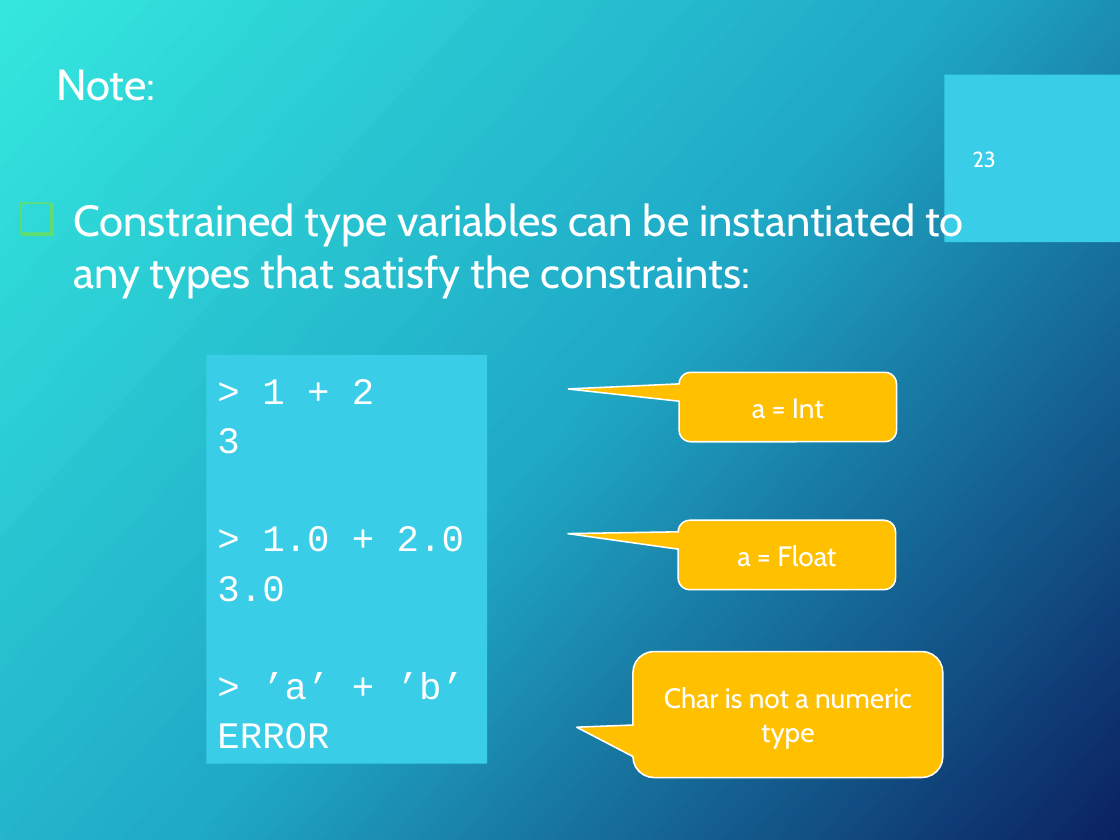
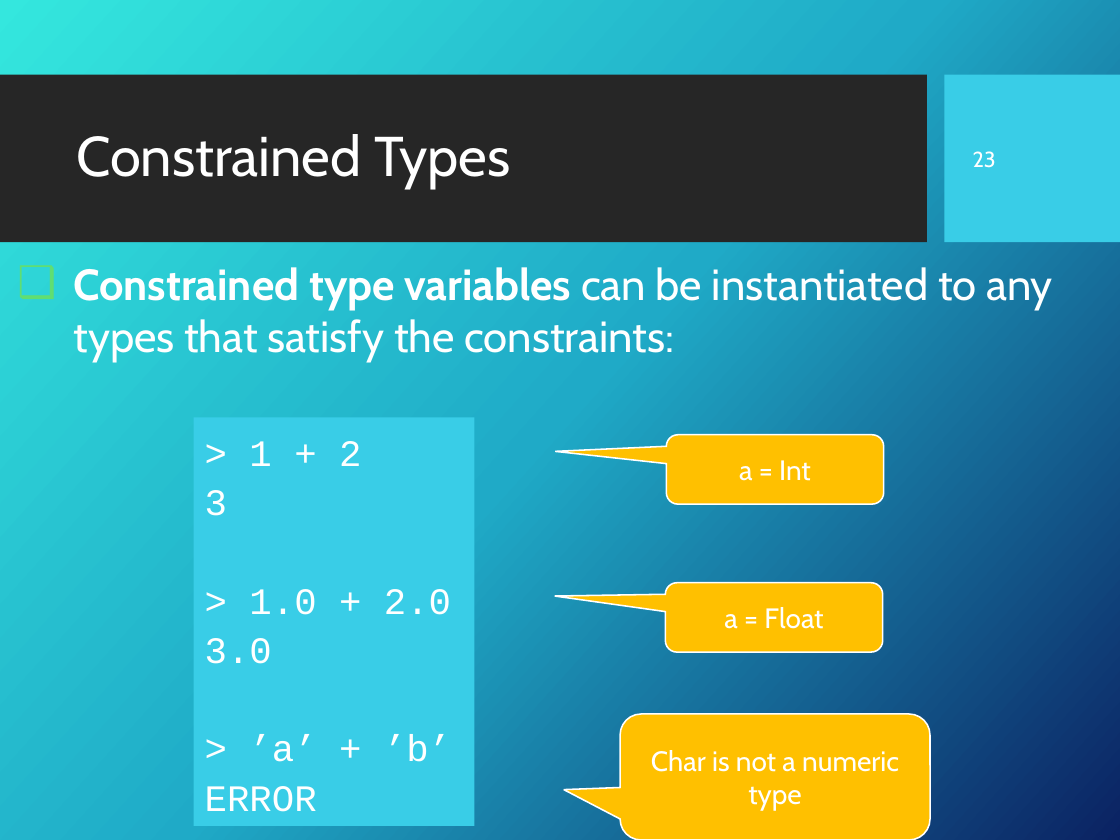
Before and after one commit to Fun-Prog-26/fun-prog-26, a slide deck: slide 24 of topic03-types-and-classes/unit-03a-lectures/talk-1/a-types-and-classes.pptx. Drawn at 1120x840 pixels with LibreOffice and Linux fonts; fonts in the diff are those of the drawing; background and template pictures are left out. Boxes give left, top, right and bottom in pixels: in the first picture for what was removed or moved away, otherwise in the second. Text is boxed around its words. In the diff, an @@ line names an element or a change of style, - is before the commit and + after.

```diff
--- a/topic03-types-and-classes/unit-03a-lectures/talk-1/a-types-and-classes.pptx
+++ b/topic03-types-and-classes/unit-03a-lectures/talk-1/a-types-and-classes.pptx
@@ rectangle added at [0, 75, 927, 243], fill #262626 @@
@@ text removed at [56, 69, 155, 101] @@
-Note:
@@ title added at [76, 134, 510, 189], 36 pt, text #FFFFFF @@
+Constrained Types
@@ text "Constrained type variables can be ...": place and size @@
-text "Constrained type variables can be ..." at [73, 200, 963, 299]
+text "Constrained type variables can be ..." at [73, 267, 1053, 362]
@@ text "Constrained type variables can be ..." at [73, 267, 1053, 362]: bold on in "Constrained type variables" @@
@@ rectangle "> 1 + 2": place and size @@
-rectangle "> 1 + 2" at [206, 355, 487, 764]
+rectangle "> 1 + 2" at [194, 418, 475, 827]
@@ rounded speech box "a = Int": place and size @@
-rounded speech box "a = Int" at [679, 372, 896, 441]
+rounded speech box "a = Int" at [666, 435, 884, 504]
@@ rounded speech box "a = Float": place and size @@
-rounded speech box "a = Float" at [679, 521, 896, 590]
+rounded speech box "a = Float" at [665, 582, 883, 652]
@@ rounded speech box "Char is not a numeric ...": place and size @@
-rounded speech box "Char is not a numeric ..." at [633, 652, 943, 777]
+rounded speech box "Char is not a numeric ..." at [620, 715, 931, 840]
```
Also in this commit, not shown: 10 other slides changed, 3 other files.
